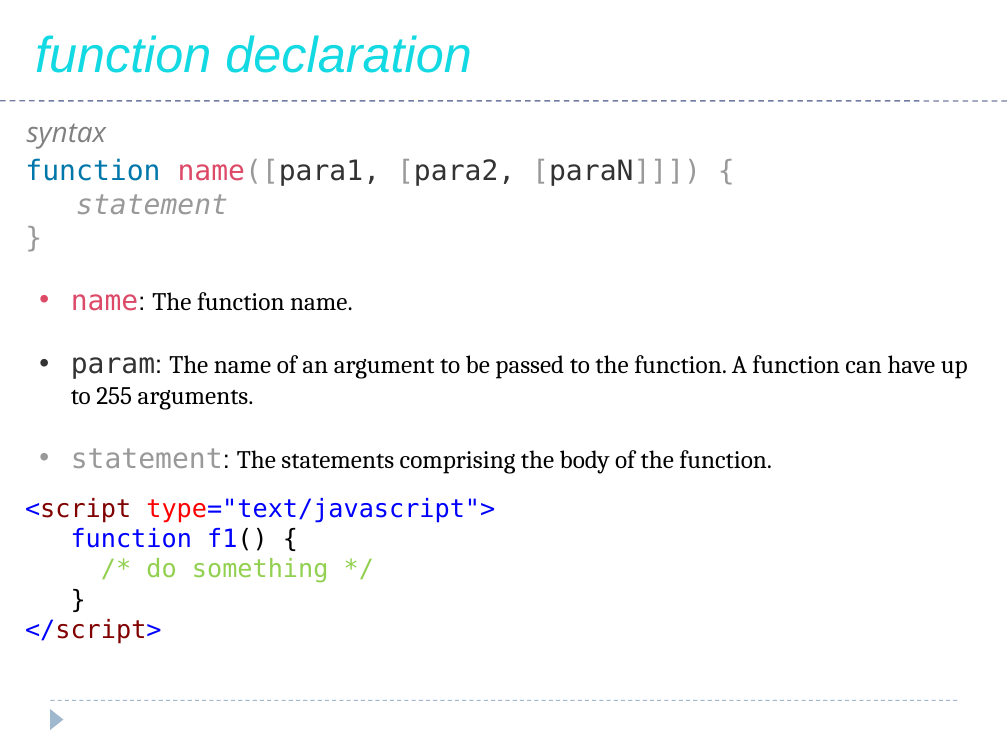
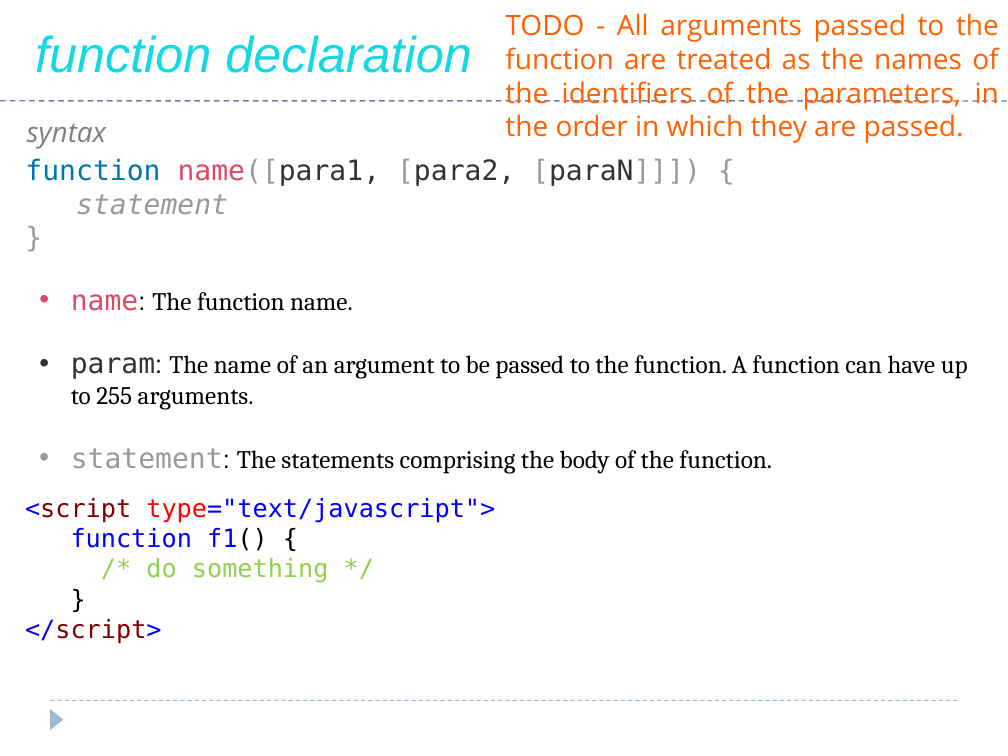
Before and after one commit to saleelgithub/PPTs, a slide deck: slide 171 of AWP PPT - JavaScript.pptx (slide 172 before the commit). Drawn at 1008x756 pixels with LibreOffice and Linux fonts; fonts in the diff are those of the drawing. Boxes give left, top, right and bottom in pixels: in the first picture for what was removed or moved away, otherwise in the second. Text is boxed around its words. In the diff, an @@ line names an element or a change of style, - is before the commit and + after.

```diff
--- a/AWP PPT - JavaScript.pptx
+++ b/AWP PPT - JavaScript.pptx
@@ text added at (x1=505, y1=13, x2=999, y2=143), 20 pt, text #FF6000 @@
+TODO - All arguments passed to the function are treated as the names of the identifiers of the parameters, in the order in which they are passed.
```
Also in this commit, not shown: 9 other slides changed, 1 slide added, 1 slide removed, 2 other files.
